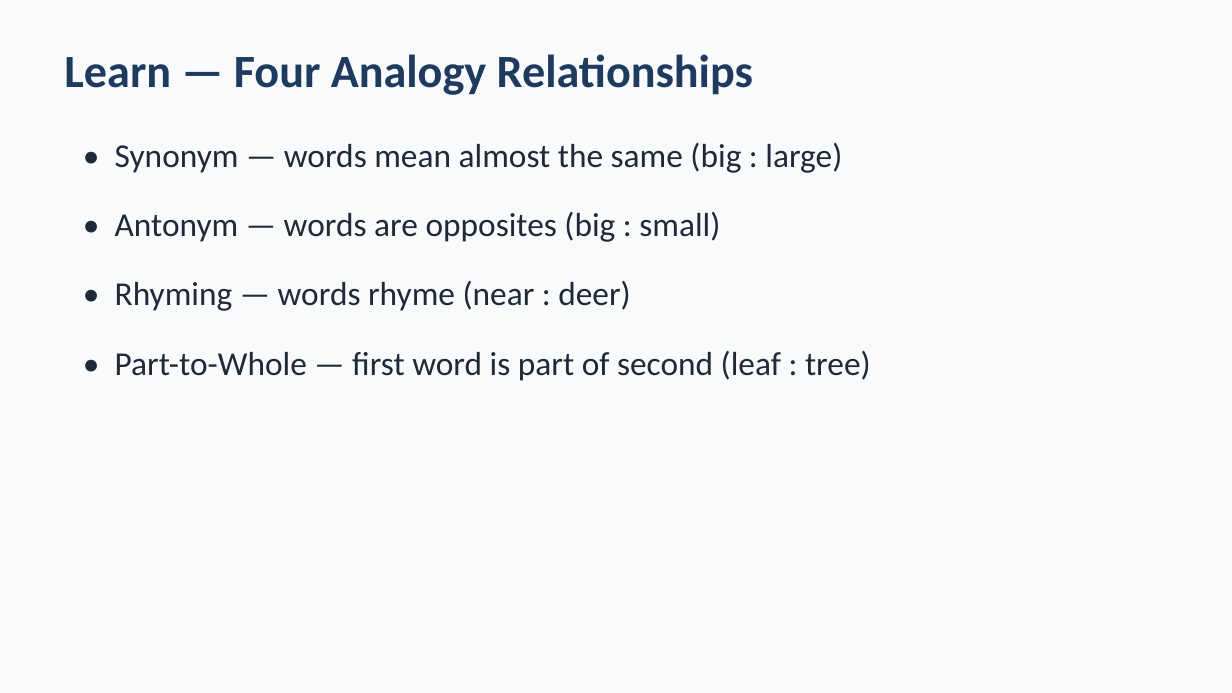
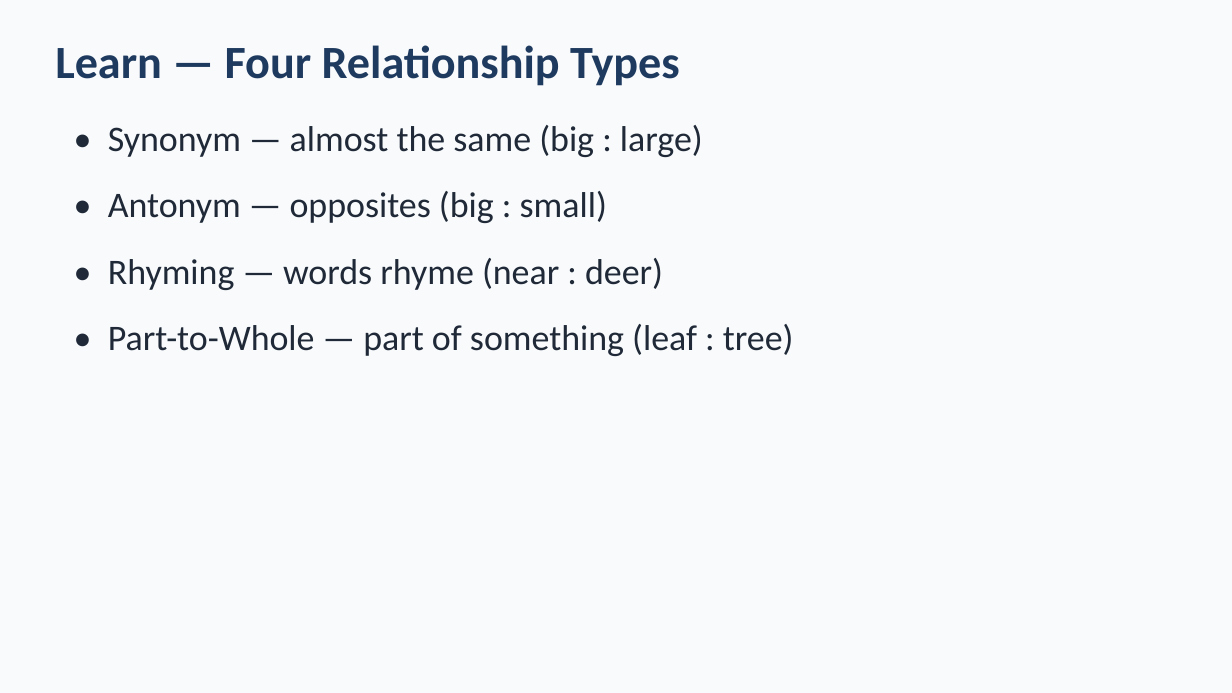
Before and after one commit to owenreagan-cyber/shurley-packet-system, a slide deck: slide 4 of exports/teacher-resource-packs/Shurley_Chapter_1_Teacher_Resource_Pack/05_Presentations/Ch.1_Lesson_4_Analogies.pptx (slide 5 before the commit). Drawn at 1232x693 pixels with LibreOffice and Linux fonts; fonts in the diff are those of the drawing. Boxes give left, top, right and bottom in pixels: in the first picture for what was removed or moved away, otherwise in the second. Text is boxed around its words. In the diff, an @@ line names an element or a change of style, - is before the commit and + after.

```diff
--- a/exports/teacher-resource-packs/Shurley_Chapter_1_Teacher_Resource_Pack/05_Presentations/Ch.1_Lesson_4_Analogies.pptx
+++ b/exports/teacher-resource-packs/Shurley_Chapter_1_Teacher_Resource_Pack/05_Presentations/Ch.1_Lesson_4_Analogies.pptx
@@ text at (55,45,680,86): text changed @@
-Learn — Four Analogy Relationships
+Learn — Four Relationship Types
@@ text at (108,125,703,157): text changed; size 26 to 28 pt @@
-• Synonym — words mean almost the same (big : large)
+• Synonym — almost the same (big : large)
@@ text at (108,191,607,223): text changed; size 26 to 28 pt @@
-• Antonym — words are opposites (big : small)
+• Antonym — opposites (big : small)
@@ text "• Rhyming — words rhyme ...": place and size @@
-text "• Rhyming — words rhyme ..." at (115,281,630,311)
+text "• Rhyming — words rhyme ..." at (108,258,663,290)
@@ text "• Rhyming — words rhyme ..." at (108,258,663,290): size 26 to 28 pt @@
@@ text at (108,324,794,356): text changed; size 26 to 28 pt @@
-• Part-to-Whole — first word is part of second (leaf : tree)
+• Part-to-Whole — part of something (leaf : tree)
```
Also in this commit, not shown: 4 other slides changed, 2 slides added, 4 slides removed, 35 other files.
